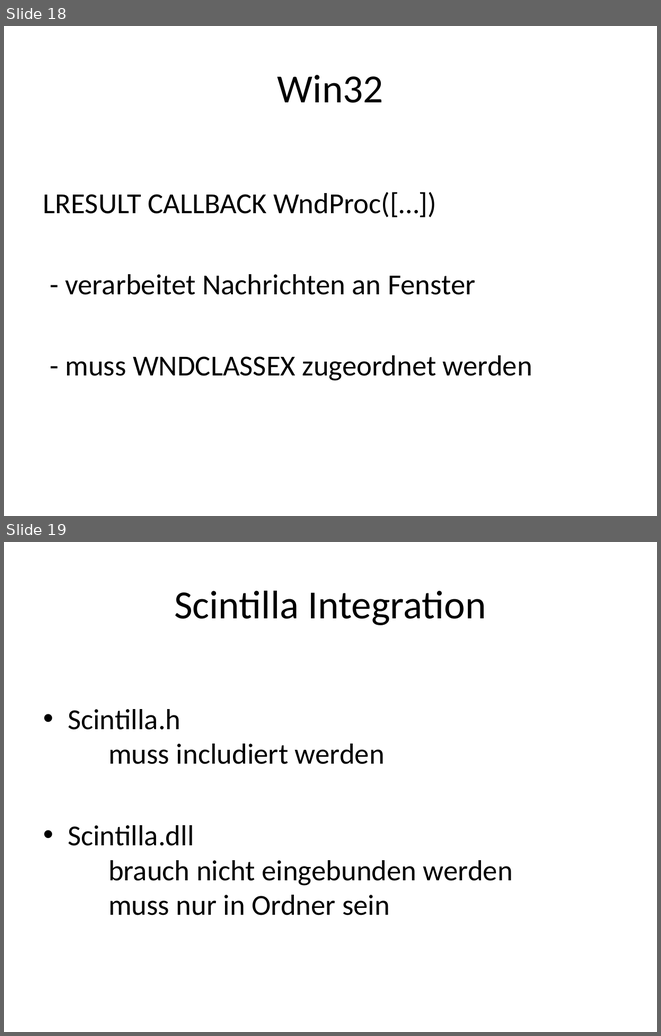
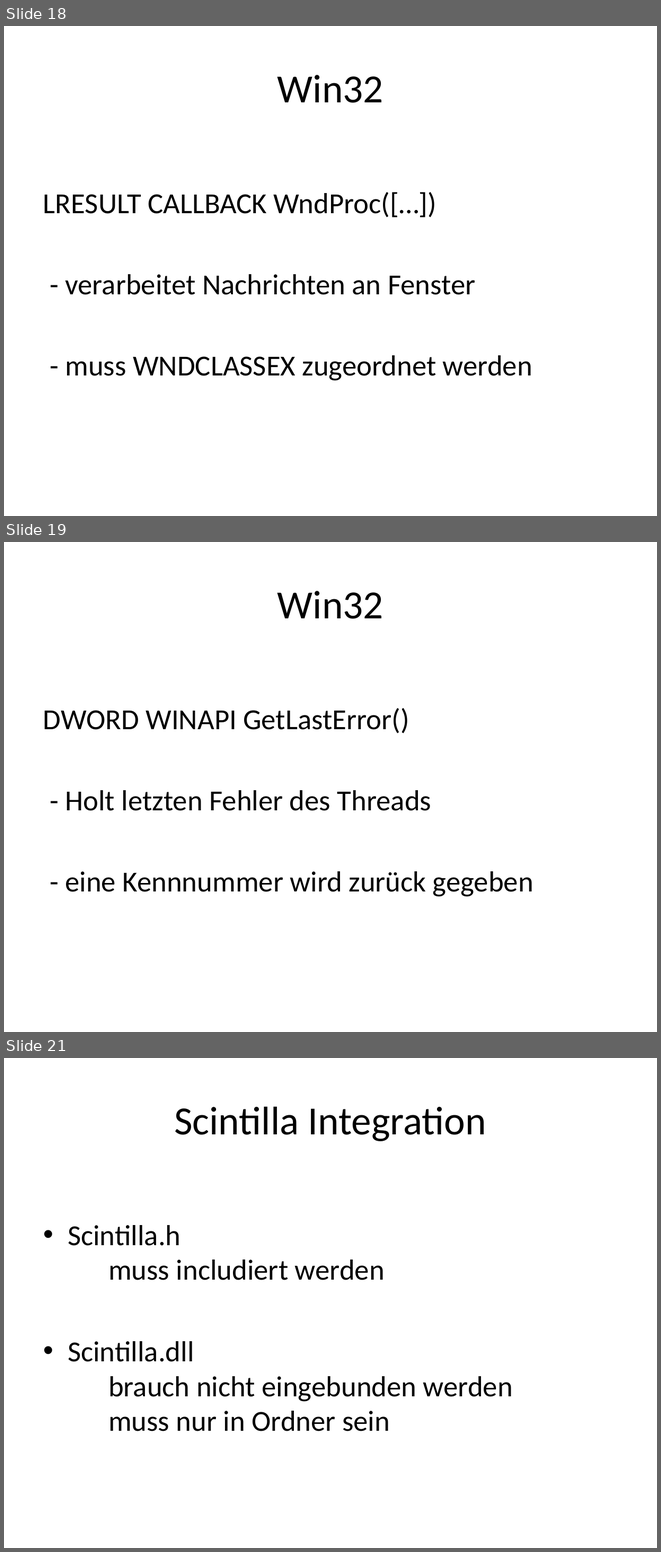
Before and after one commit to y2kbugger/mmix.cs.hm.edu, a slide deck: util/trunk/mmixedit/doc/MMIXEdit.pptx. Shown one above the other, each under a label of ours: slides 18 and 19 before the commit, slides 18, 19 and 21 after it; the slides between them are not shown. The pictures are 661x1036 and 661x1552 pixels, drawn with LibreOffice and Linux fonts; fonts in the diff are those of the drawing. Boxes give left, top, right and bottom in pixels: in the first picture for what was removed or moved away, otherwise in the second. Text is boxed around its words. In the diff, an @@ line names an element or a change of style, - is before the commit and + after.

```diff
--- a/util/trunk/mmixedit/doc/MMIXEdit.pptx
+++ b/util/trunk/mmixedit/doc/MMIXEdit.pptx
@@ slide 19 added at (x1=4, y1=542, x2=657, y2=1032), background #FFFFFF @@
@@ title added at (x1=277, y1=591, x2=383, y2=619), 44 pt, text #000000 @@
+Win32
@@ text added at (x1=43, y1=708, x2=533, y2=897), 32 pt, text #000000 @@
+DWORD WINAPI GetLastError()
+- Holt letzten Fehler des Threads
+- eine Kennnummer wird zurück gegeben
@@ what was slide 19 is now slide 21 @@
```
Also in this commit, not shown: 3 slides changed, 1 other slide added, 2 other files.
